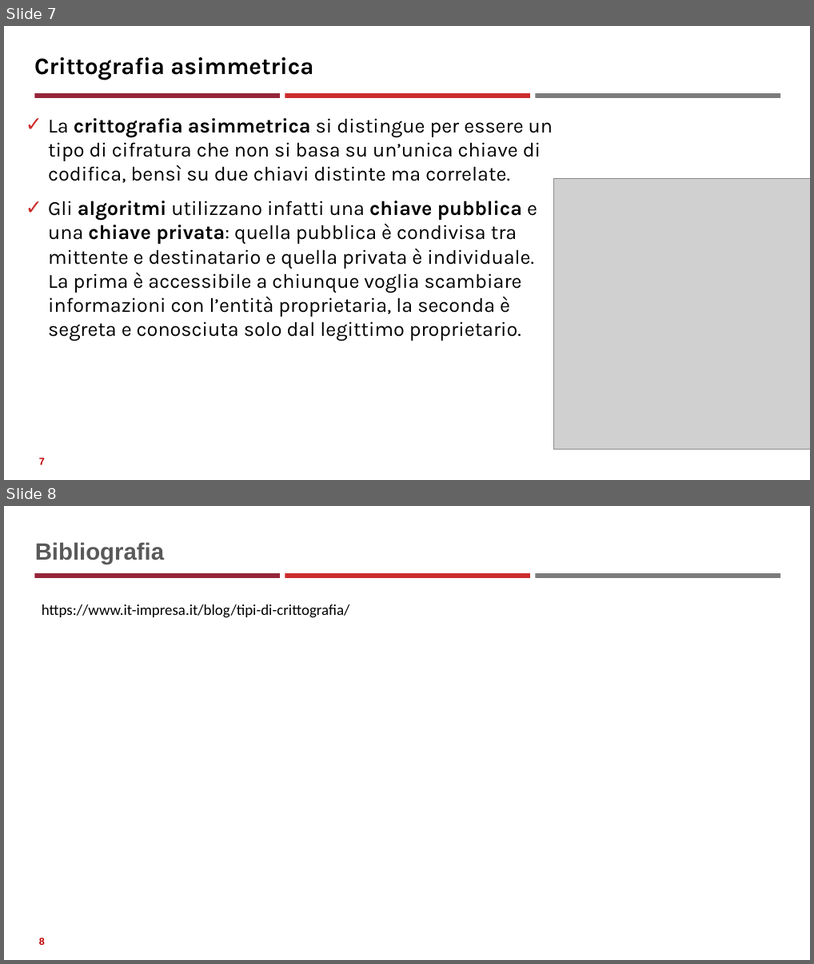
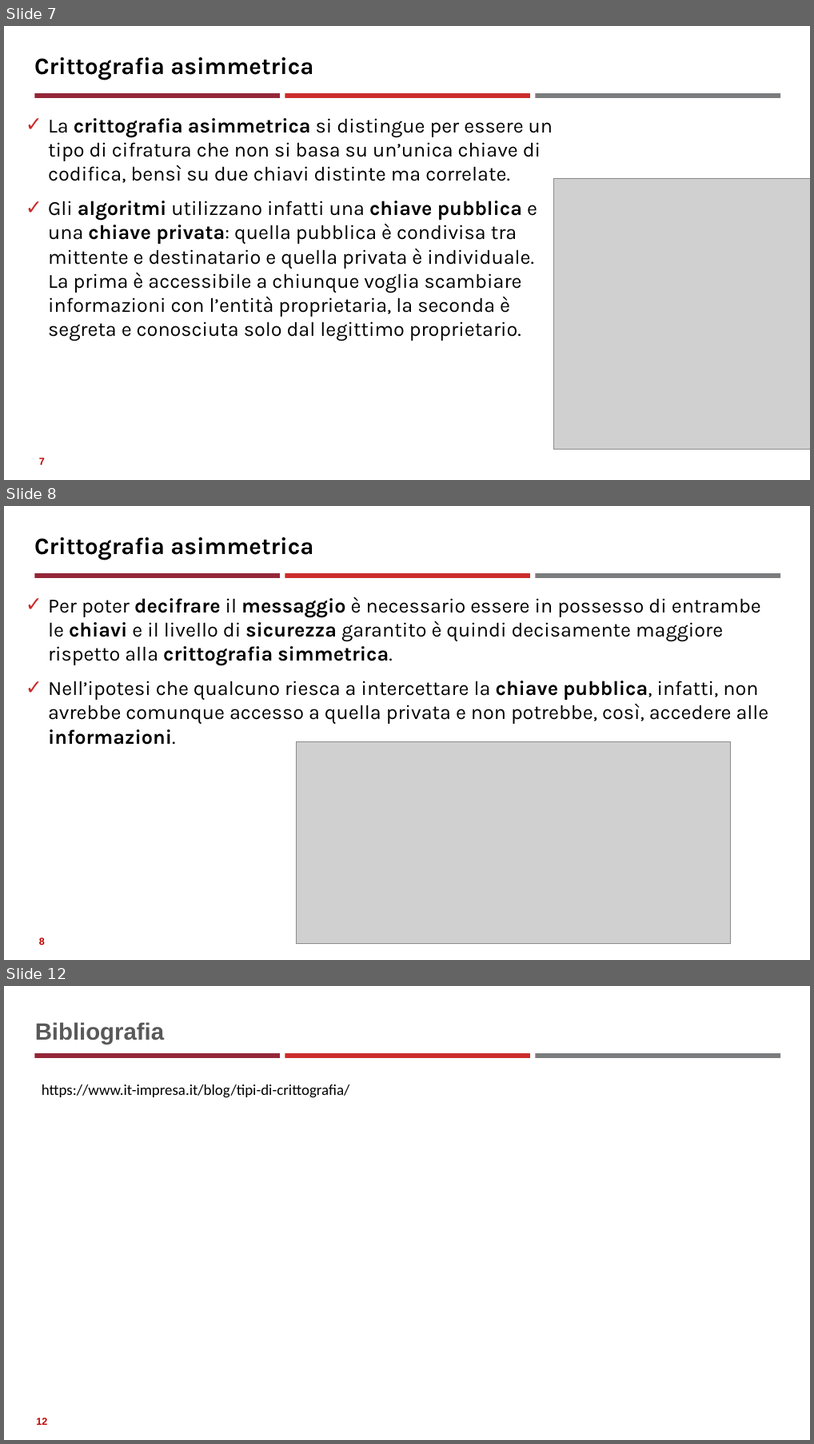
Before and after one commit to neural1977/data_science_interview_material, a slide deck: Assicurazioni/Tecniche crittografiche_ita.pptx. Shown one above the other, each under a label of ours: slides 7 and 8 before the commit, slides 7, 8 and 12 after it; the slides between them are not shown. The pictures are 814x964 and 814x1444 pixels, drawn with LibreOffice and Linux fonts; fonts in the diff are those of the drawing; grey boxes stand for pictures. Boxes give left, top, right and bottom in pixels: in the first picture for what was removed or moved away, otherwise in the second. Text is boxed around its words. In the diff, an @@ line names an element or a change of style, - is before the commit and + after.

```diff
--- a/Assicurazioni/Tecniche crittografiche_ita.pptx
+++ b/Assicurazioni/Tecniche crittografiche_ita.pptx
@@ slide 8 added at (x1=4, y1=506, x2=810, y2=960), background #FFFFFF; not listed: 3 template elements that a slide beside it also shows @@
@@ title added at (x1=34, y1=537, x2=314, y2=560), 28 pt, text #000000, bold @@
+Crittografia asimmetrica
@@ text added at (x1=48, y1=596, x2=770, y2=744), 24 pt, text #000000 @@
+✓ Per poter decifrare il messaggio è necessario essere in possesso di entrambe le chiavi e il livello di sicurezza garantito è quindi decisamente maggiore rispetto alla crittografia simmetrica.
+✓ Nell’ipotesi che qualcuno riesca a intercettare la chiave pubblica, infatti, non avrebbe comunque accesso a quella privata e non potrebbe, così, accedere alle informazioni.
@@ picture added at (x1=297, y1=741, x2=731, y2=944) @@
@@ page number added at (x1=39, y1=937, x2=45, y2=944), 12 pt, text #C00000, bold @@
+8
@@ what was slide 8 is now slide 12 @@
@@ page number at (x1=36, y1=1417, x2=47, y2=1424): text changed @@
-8
+12
```
Also in this commit, not shown: 3 other slides added, 1 other file.
